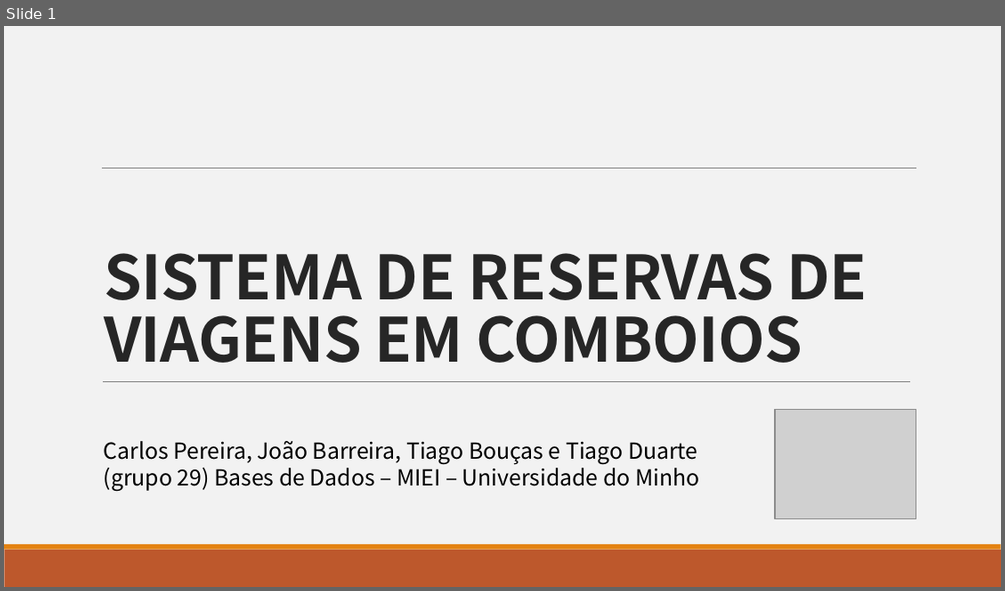
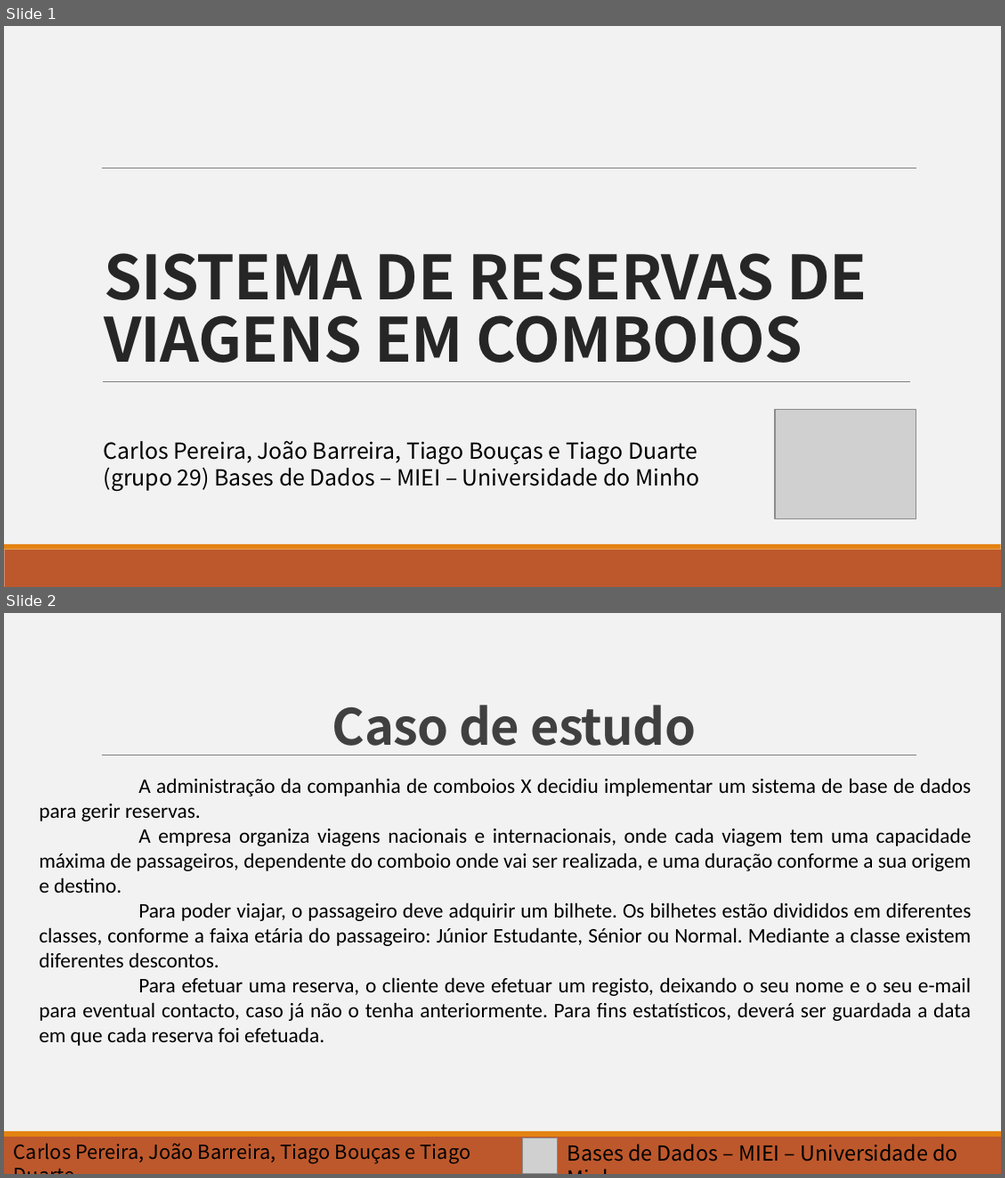
Before and after one commit to barreira/bd-1617, a slide deck: Slides.pptx. Shown one above the other, each under a label of ours: slide 1 before the commit, slides 1 and 2 after it. The pictures are 1005x591 and 1005x1178 pixels, drawn with LibreOffice and Linux fonts; fonts in the diff are those of the drawing; grey boxes stand for pictures. Boxes give left, top, right and bottom in pixels: in the first picture for what was removed or moved away, otherwise in the second. Text is boxed around its words. In the diff, an @@ line names an element or a change of style, - is before the commit and + after.

```diff
--- a/Slides.pptx
+++ b/Slides.pptx
@@ slide 2 added at [4, 613, 1001, 1174], background #F2F2F2; not listed: 3 template elements that a slide beside it also shows @@
@@ title added at [332, 705, 696, 755], 36 pt, text #404040, bold @@
+Caso de estudo
@@ text added at [39, 778, 971, 1046], 15 pt, text #000000 @@
+A administração da companhia de comboios X decidiu implementar um sistema de base de dados para gerir reservas.
+A empresa organiza viagens nacionais e internacionais, onde cada viagem tem uma capacidade máxima de passageiros, dependente do comboio onde vai ser realizada, e uma duração conforme a sua origem e destino.
+Para poder viajar, o passageiro deve adquirir um bilhete. Os bilhetes estão divididos em diferentes classes, conforme a faixa etária do passageiro: Júnior Estudante, Sénior ou Normal. Mediante a classe existem diferentes descontos.
+Para efetuar uma reserva, o cliente deve efetuar um registo, deixando o seu nome e o seu e-mail para eventual contacto, caso já não o tenha anteriormente. Para fins estatísticos, deverá ser guardada a data em que cada reserva foi efetuada.
@@ text added at [14, 1143, 471, 1164], 14 pt, text #000000 @@
+Carlos Pereira, João Barreira, Tiago Bouças e Tiago Duarte
@@ picture added at [522, 1137, 558, 1173] @@
@@ text added at [567, 1143, 959, 1161], 15 pt, text #000000 @@
+Bases de Dados – MIEI – Universidade do Minho
```
Also in this commit, not shown: 7 other slides added, 1 slide removed.
